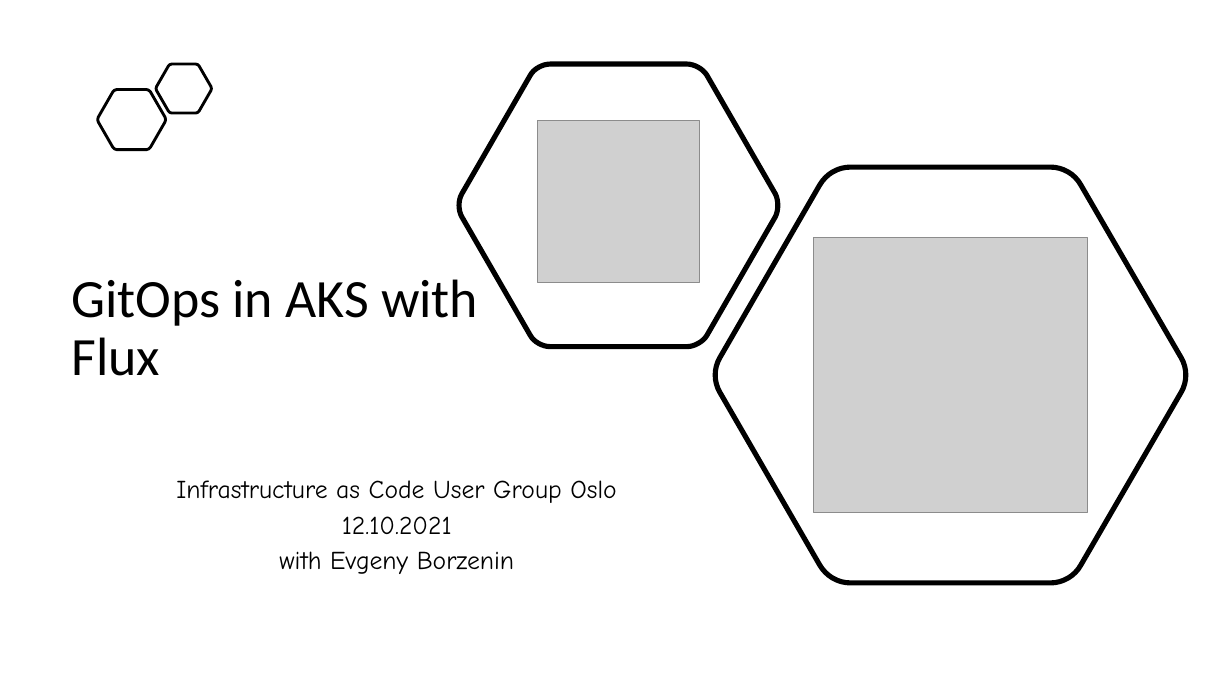
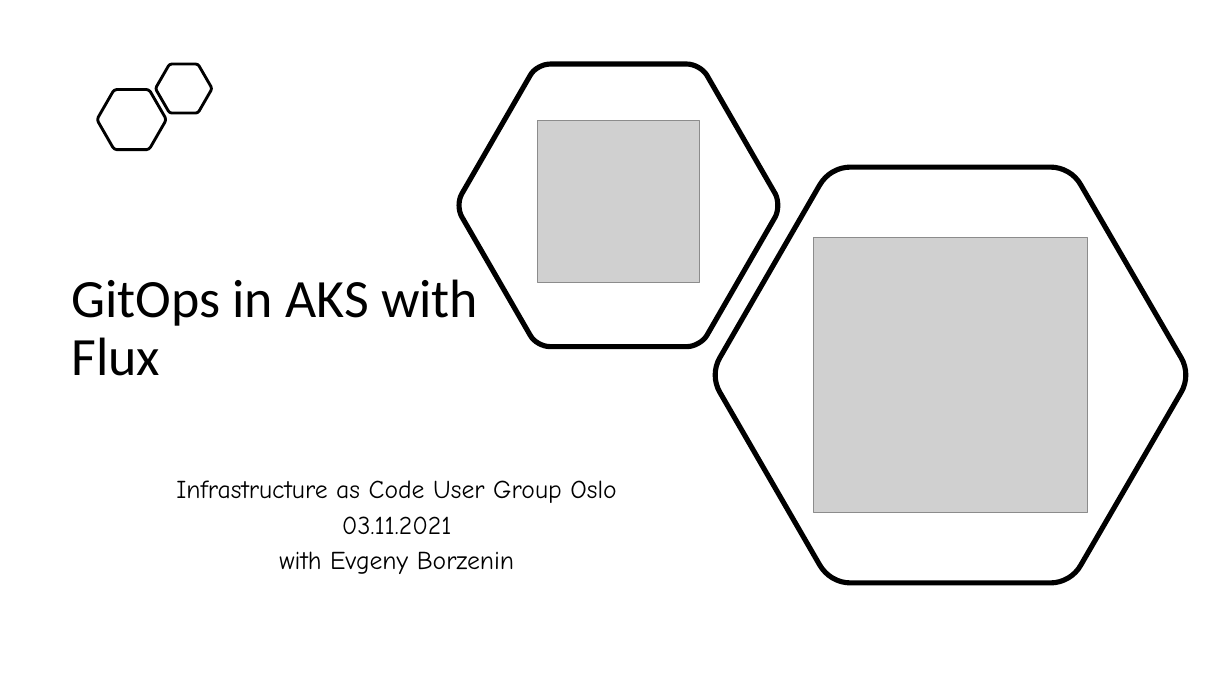
Before and after one commit to evgenyb/aks-workshops, a slide deck: slide 1 of 04-gitops-in-aks-with-flux/slides/GitOps in AKS with Flux.pptx. Drawn at 1232x693 pixels with LibreOffice and Linux fonts; fonts in the diff are those of the drawing; grey boxes stand for pictures. Boxes give left, top, right and bottom in pixels: in the first picture for what was removed or moved away, otherwise in the second. Text is boxed around its words. In the diff, an @@ line names an element or a change of style, - is before the commit and + after.

```diff
--- a/04-gitops-in-aks-with-flux/slides/GitOps in AKS with Flux.pptx
+++ b/04-gitops-in-aks-with-flux/slides/GitOps in AKS with Flux.pptx
@@ subtitle at <box>342,516,452,534</box>: text changed @@
-12.10.2021
+03.11.2021
```
Also in this commit, not shown: 1 other slide changed, 7 slides added, 50 other files.
